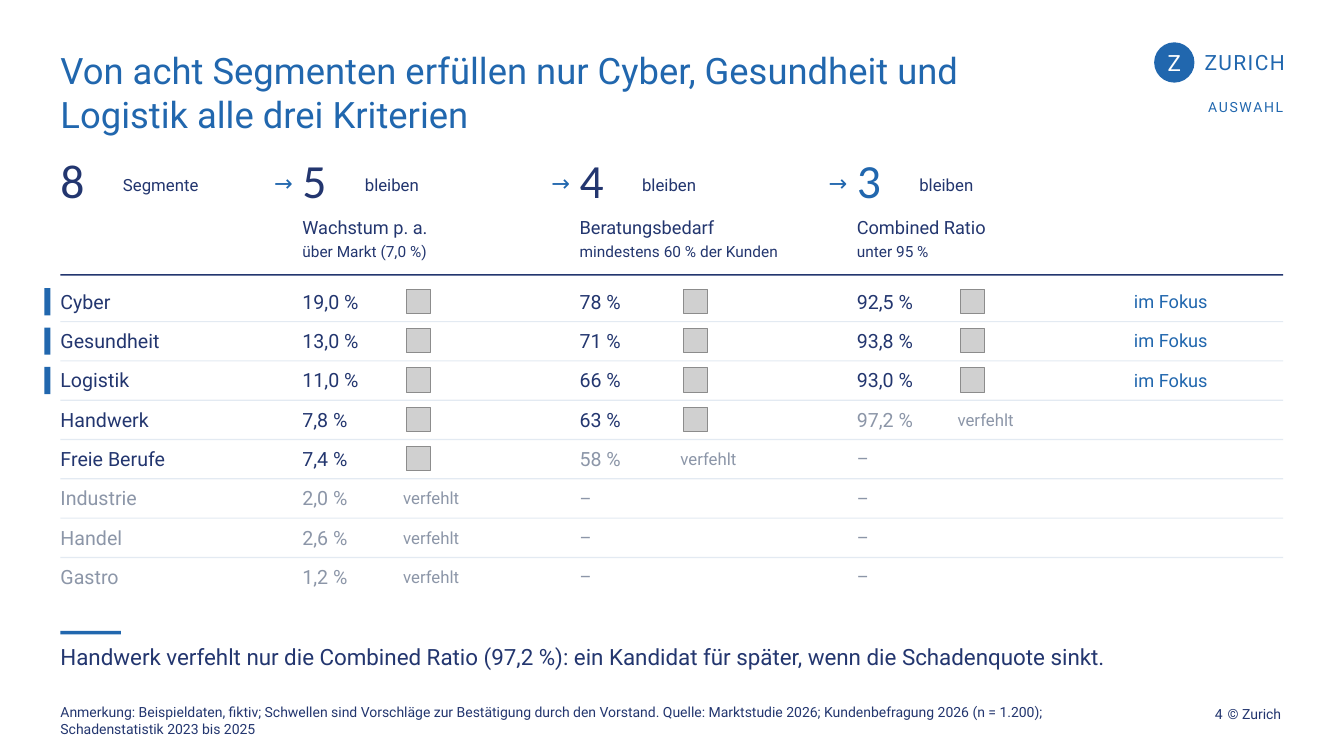
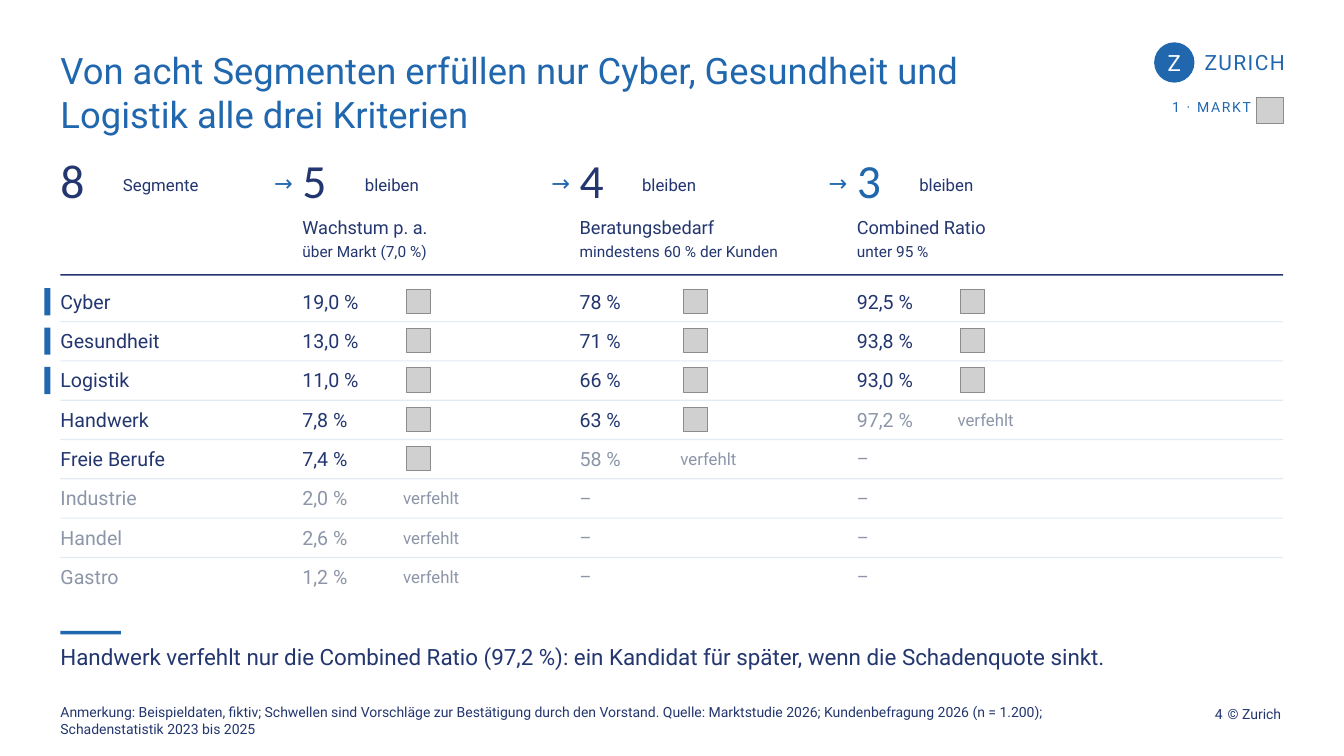
Before and after one commit to blipertom-pixel/Claude, a slide deck: slide 4 of zurich_nachbau/deck_marktfokus_v5/Marktfokus_v5.pptx. Drawn at 1344x756 pixels with LibreOffice and Linux fonts; fonts in the diff are those of the drawing; grey boxes stand for pictures. Boxes give left, top, right and bottom in pixels: in the first picture for what was removed or moved away, otherwise in the second. Text is boxed around its words. In the diff, an @@ line names an element or a change of style, - is before the commit and + after.

```diff
--- a/zurich_nachbau/deck_marktfokus_v5/Marktfokus_v5.pptx
+++ b/zurich_nachbau/deck_marktfokus_v5/Marktfokus_v5.pptx
@@ text removed at bbox=[1069, 99, 1284, 124] @@
-AUSWAHL
@@ text added at bbox=[1172, 102, 1251, 112], 10 pt, text #2167AE @@
+1 · MARKT
@@ picture added at bbox=[1257, 98, 1284, 124] @@
@@ text removed at bbox=[1134, 294, 1208, 308] @@
-im Fokus
@@ text removed at bbox=[1134, 333, 1208, 347] @@
-im Fokus
@@ text removed at bbox=[1134, 373, 1208, 387] @@
-im Fokus
```
Also in this commit, not shown: 10 other slides changed, 1 slide added, 21 other files.
